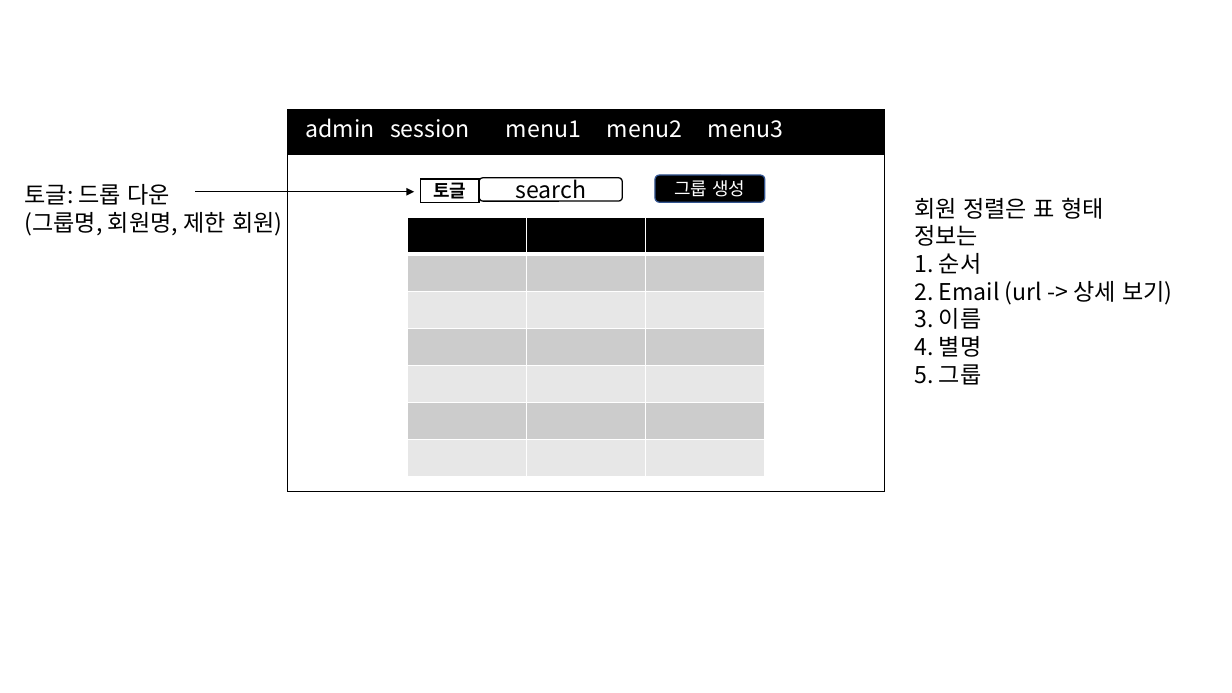
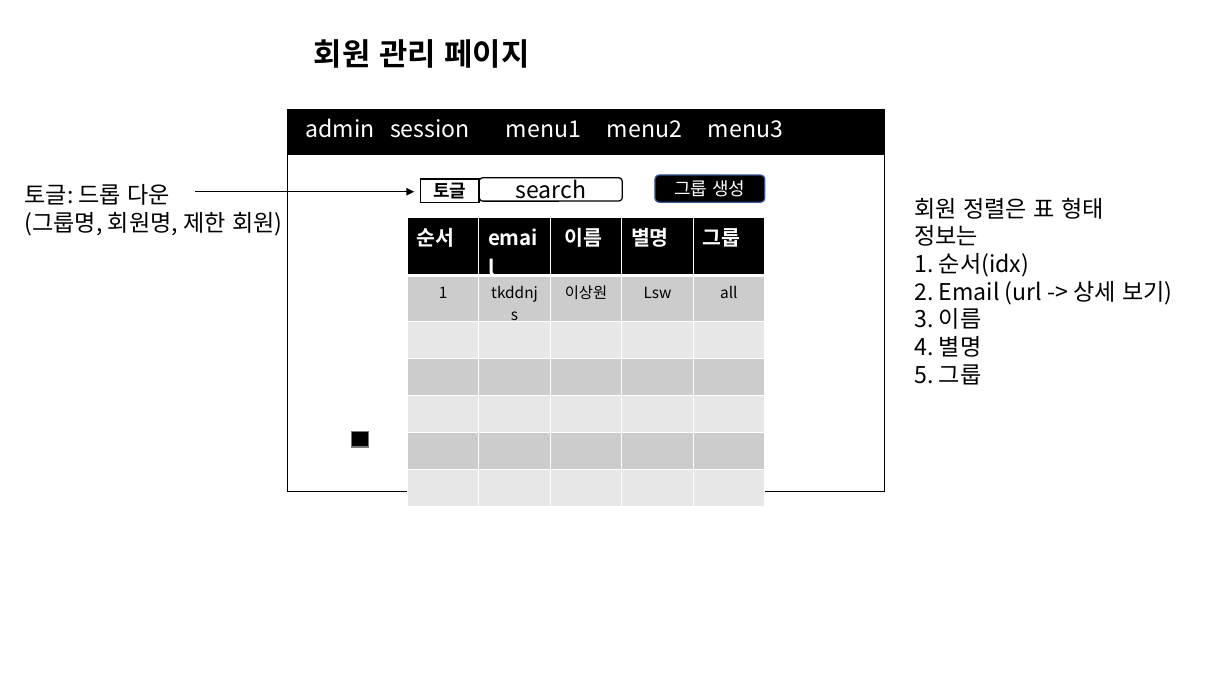
Before and after one commit to 97tkddnjs/myproj, a slide deck: slide 4 of 화면 구성.pptx (slide 3 before the commit). Drawn at 1232x693 pixels with LibreOffice and Linux fonts; fonts in the diff are those of the drawing. Boxes give left, top, right and bottom in pixels: in the first picture for what was removed or moved away, otherwise in the second. Text is boxed around its words. In the diff, an @@ line names an element or a change of style, - is before the commit and + after.

```diff
--- a/화면 구성.pptx
+++ b/화면 구성.pptx
@@ text added at (x1=314, y1=39, x2=529, y2=68), 24 pt, text #000000, bold @@
+회원 관리 페이지
@@ table at (x1=408, y1=217, x2=763, y2=467) @@
-column 1:  |  |  |  |  |  | 
-column 2:  |  |  |  |  |  | 
-column 3:  |  |  |  |  |  | 
+column 1: 순서 | 1 |  |  |  |  | 
+column 2: email | tkddnjs |  |  |  |  | 
+column 3: 이름 | 이상원 |  |  |  |  | 
+column 4: 별명 | Lsw |  |  |  |  | 
+column 5: 그룹 | all |  |  |  |  | 
@@ text at (x1=914, y1=253, x2=1029, y2=277): text changed @@
-1. 순서
+1. 순서(idx)
@@ rectangle added at (x1=351, y1=432, x2=369, y2=447), fill #000000, outline #7A7A7A 1 pt @@
```
Also in this commit, not shown: 2 other slides changed, 2 slides added, 4 other files.
